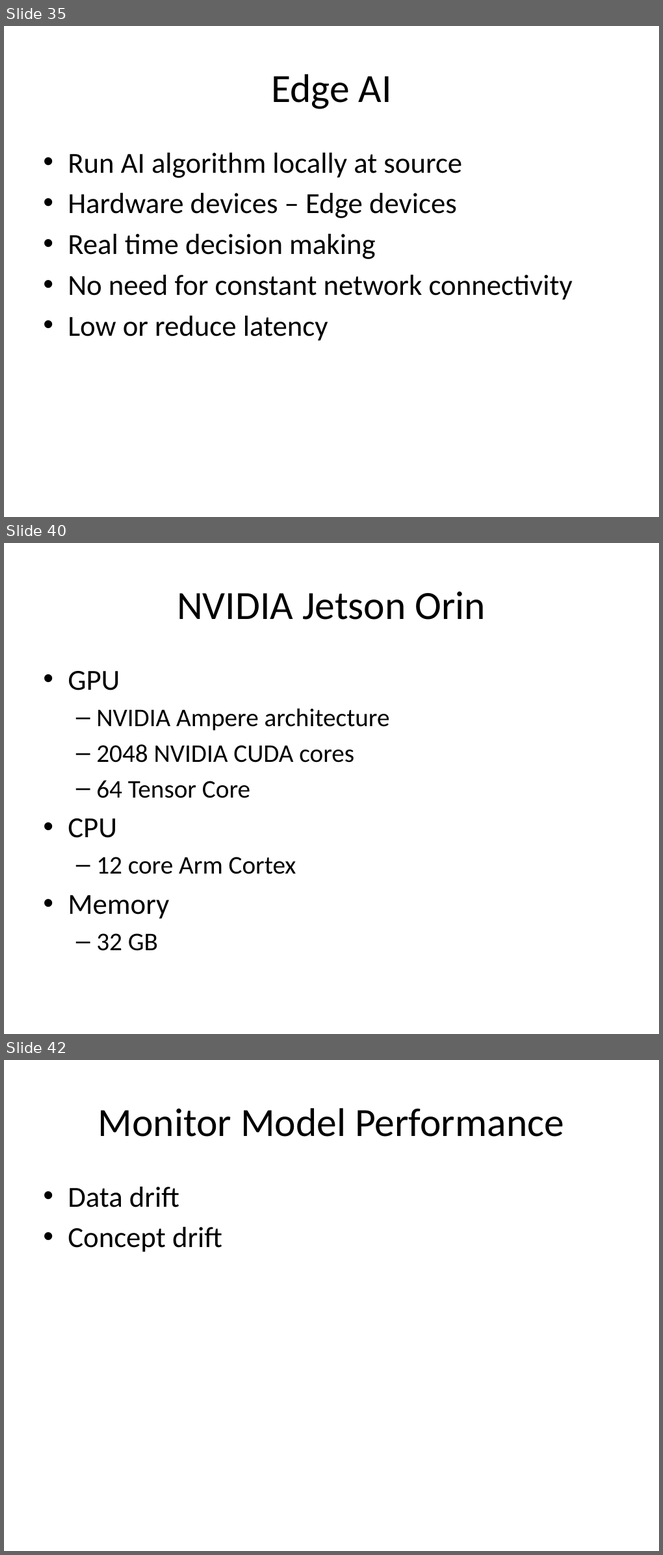
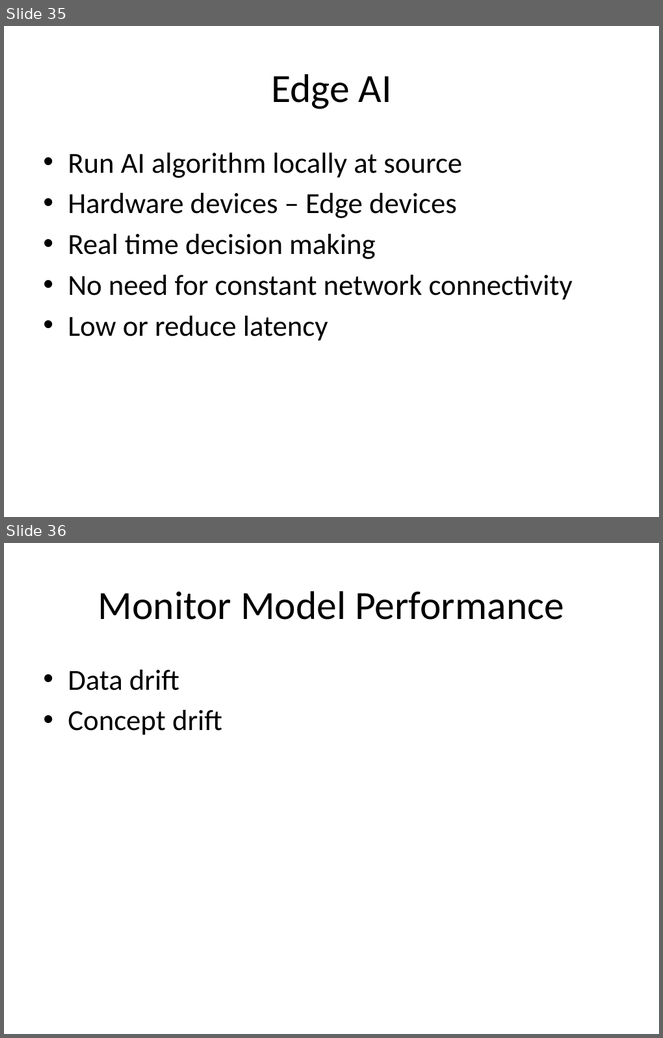
Before and after one commit to look4pritam/ArtificialIntelligence, a slide deck: MLLifeCycle/MachineLearningProjectLifecycle.pptx. Shown one above the other, each under a label of ours: slides 35, 40 and 42 before the commit, slides 35 and 36 after it; the slides between them are not shown. The pictures are 663x1555 and 663x1038 pixels, drawn with LibreOffice and Linux fonts; fonts in the diff are those of the drawing. Boxes give left, top, right and bottom in pixels: in the first picture for what was removed or moved away, otherwise in the second. Text is boxed around its words. In the diff, an @@ line names an element or a change of style, - is before the commit and + after.

```diff
--- a/MLLifeCycle/MachineLearningProjectLifecycle.pptx
+++ b/MLLifeCycle/MachineLearningProjectLifecycle.pptx
@@ slide 40 removed at (4, 543, 659, 1034), background #FFFFFF @@
@@ title removed at (177, 591, 486, 620) @@
-NVIDIA Jetson Orin
@@ text removed at (68, 671, 390, 951) @@
-• GPU
-  – NVIDIA Ampere architecture
-  – 2048 NVIDIA CUDA cores
-  – 64 Tensor Core
-• CPU
-  – 12 core Arm Cortex
-• Memory
-  – 32 GB
@@ what was slide 42 is now slide 36 @@
```
Also in this commit, not shown: 5 other slides removed.
